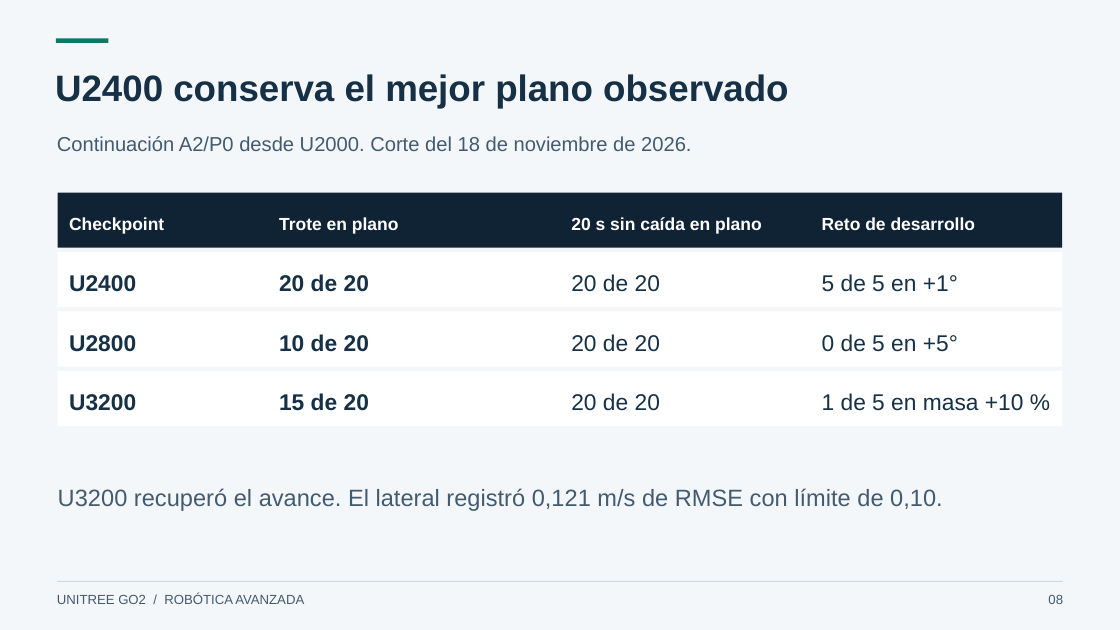
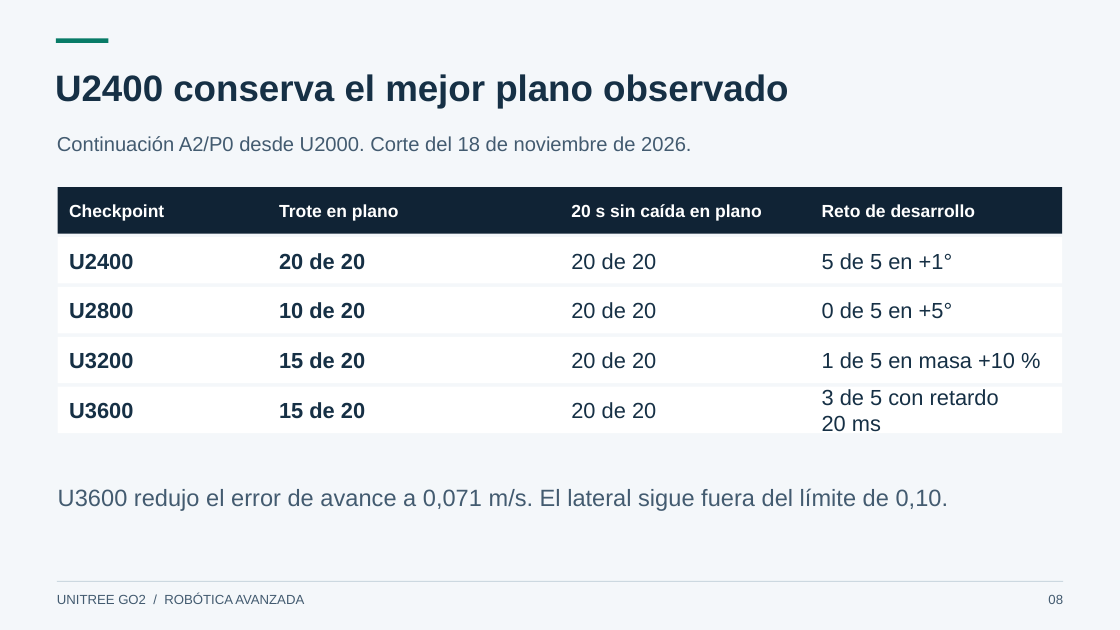
Before and after one commit to daca2022/go2-rl-deploy, a slide deck: slide 8 of docs/academico/Presentacion-Go2.pptx. Drawn at 1120x630 pixels with LibreOffice and Linux fonts; fonts in the diff are those of the drawing. Boxes give left, top, right and bottom in pixels: in the first picture for what was removed or moved away, otherwise in the second. Text is boxed around its words. In the diff, an @@ line names an element or a change of style, - is before the commit and + after.

```diff
--- a/docs/academico/Presentacion-Go2.pptx
+++ b/docs/academico/Presentacion-Go2.pptx
@@ rectangle: place and size @@
-rectangle at (58,192,1063,248)
+rectangle at (58,187,1063,234)
@@ text "Checkpoint": place and size @@
-text "Checkpoint" at (69,217,164,234)
+text "Checkpoint" at (69,204,164,221)
@@ text "Trote en plano": place and size @@
-text "Trote en plano" at (279,217,399,234)
+text "Trote en plano" at (279,204,399,221)
@@ text "20 s sin caída en ...": place and size @@
-text "20 s sin caída en ..." at (571,217,762,234)
+text "20 s sin caída en ..." at (571,204,762,221)
@@ text "Reto de desarrollo": place and size @@
-text "Reto de desarrollo" at (822,217,975,230)
+text "Reto de desarrollo" at (822,204,975,217)
@@ rectangle: place and size @@
-rectangle at (58,252,1063,308)
+rectangle at (58,237,1063,283)
@@ text "U2400": place and size @@
-text "U2400" at (69,275,136,292)
+text "U2400" at (69,253,133,270)
@@ text "20 de 20": place and size @@
-text "20 de 20" at (279,274,369,292)
+text "20 de 20" at (279,253,365,270)
@@ text "20 de 20": place and size @@
-text "20 de 20" at (571,274,660,292)
+text "20 de 20" at (571,253,656,270)
@@ text "5 de 5 en +1°": place and size @@
-text "5 de 5 en +1°" at (822,274,958,292)
+text "5 de 5 en +1°" at (822,253,953,270)
@@ rectangle: place and size @@
-rectangle at (58,312,1063,367)
+rectangle at (58,287,1063,334)
@@ text "U2800": place and size @@
-text "U2800" at (69,335,136,352)
+text "U2800" at (69,302,133,319)
@@ text "10 de 20": place and size @@
-text "10 de 20" at (279,334,369,352)
+text "10 de 20" at (279,302,365,319)
@@ text "20 de 20": place and size @@
-text "20 de 20" at (571,334,660,352)
+text "20 de 20" at (571,302,656,319)
@@ text "0 de 5 en +5°": place and size @@
-text "0 de 5 en +5°" at (822,334,958,352)
+text "0 de 5 en +5°" at (822,302,953,319)
@@ rectangle: place and size @@
-rectangle at (58,371,1063,427)
+rectangle at (58,337,1063,383)
@@ size 19.5 to 18.8 pt in 12 elements at (279,253,365,270), (822,253,953,270), (571,253,656,270), (69,253,133,270), (279,302,365,319), (822,302,953,319), (571,302,656,319), (69,302,133,319), (279,352,365,369), (822,352,1015,369), (571,352,656,369), (69,352,133,369) @@
@@ 4 texts: place and size @@
-4 texts at (69,393,1024,411)
+4 texts at (69,352,1015,369)
@@ rectangle added at (58,386,1063,433), fill #FFFFFF @@
@@ text added at (822,389,999,432), 18.8 pt, text #163045 @@
+3 de 5 con retardo
+20 ms
@@ text added at (69,402,133,419), 18.8 pt, text #163045, bold @@
+U3600
@@ text added at (279,402,365,419), 18.8 pt, text #163045, bold @@
+15 de 20
@@ text added at (571,402,656,419), 18.8 pt, text #163045 @@
+20 de 20
@@ text at (58,488,949,511): text changed @@
-U3200 recuperó el avance. El lateral registró 0,121 m/s de RMSE con límite de 0,10.
+U3600 redujo el error de avance a 0,071 m/s. El lateral sigue fuera del límite de 0,10.
```
Also in this commit, not shown: 7 other files.
